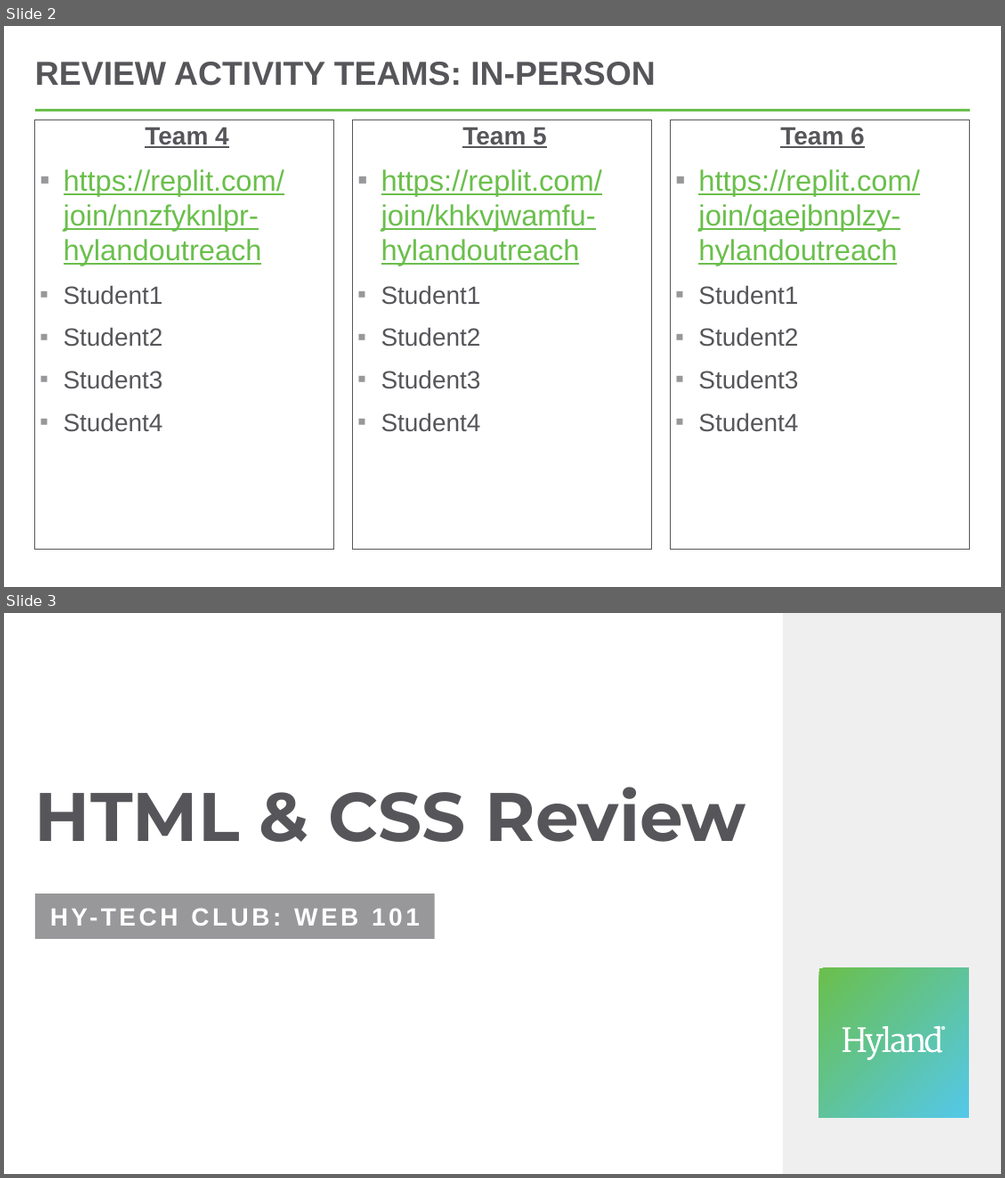
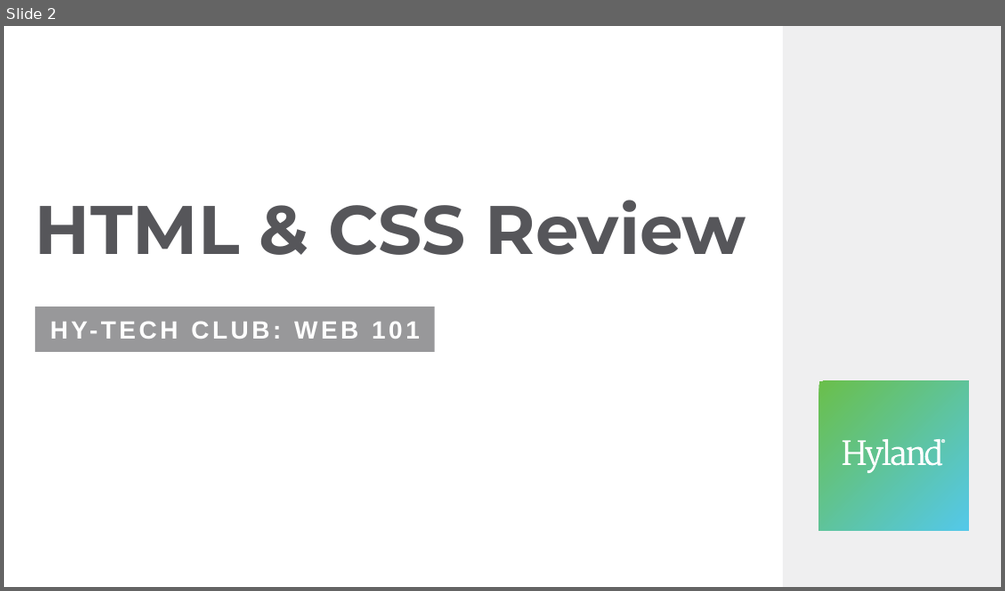
Before and after one commit to hytechclub/web-101, a slide deck: Week06/HtmlCssReviewActivity.pptx. Shown one above the other, each under a label of ours: slides 2 and 3 before the commit, slide 2 after it. The pictures are 1005x1178 and 1005x591 pixels, drawn with LibreOffice and Linux fonts; fonts in the diff are those of the drawing. Boxes give left, top, right and bottom in pixels: in the first picture for what was removed or moved away, otherwise in the second. Text is boxed around its words. In the diff, an @@ line names an element or a change of style, - is before the commit and + after.

Commit message:
update week 6 review ppt

```diff
--- a/Week06/HtmlCssReviewActivity.pptx
+++ b/Week06/HtmlCssReviewActivity.pptx
@@ slide 2 removed at (x1=4, y1=26, x2=1001, y2=587), background #FFFFFF @@
@@ title removed at (x1=35, y1=62, x2=655, y2=86) @@
-REVIEW ACTIVITY TEAMS: IN-PERSON
@@ line removed from (35, 110) to (971, 110) @@
@@ text removed at (x1=35, y1=119, x2=334, y2=549) @@
-Team 4
-▪ https://replit.com/join/nnzfyknlpr-hylandoutreach
-▪ Student1
-▪ Student2
-▪ Student3
-▪ Student4
@@ text removed at (x1=353, y1=119, x2=652, y2=549) @@
-Team 5
-▪ https://replit.com/join/khkvjwamfu-hylandoutreach
-▪ Student1
-▪ Student2
-▪ Student3
-▪ Student4
@@ text removed at (x1=671, y1=119, x2=971, y2=549) @@
-Team 6
-▪ https://replit.com/join/qaejbnplzy-hylandoutreach
-▪ Student1
-▪ Student2
-▪ Student3
-▪ Student4
@@ what was slide 3 is now slide 2 @@
```
Also in this commit, not shown: 1 slide changed.
